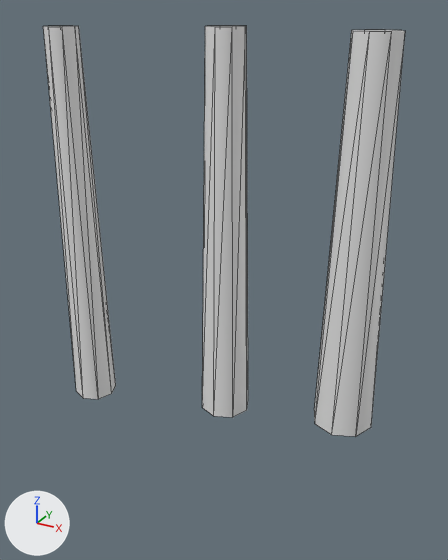
One commit to the OBJ model models/areas/sprouthollow/bark_-1_-2.obj: the scene before it, then after it.
Before and after are seen from a camera (50 mm lens) standing at (5.4, 9.5, 37.6) and looking at (-13.7, 44.2, 20.2). Arrows for +X, +Y and +Z are at lower left; the lights stay in place. The older version comes first. Mesh edges are drawn as thin lines. Where no turn or scale is listed for an object, it has been applied to the vertices. Vertices at exactly the same position are counted once.

The first picture shows 'bark_-1_-2'.
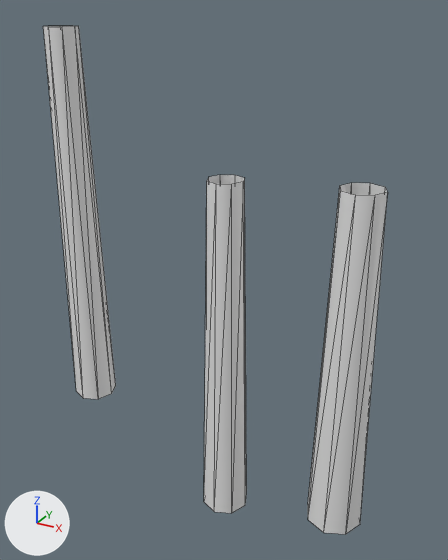
Location of each change, [x1, y1, x2, y2] in pixels of the pictures (448 x 560 px; the box of a moved part takes in the faces that stretch with it):
'bark_-1_-2', reshaped (24% taller)
    before: [43, 26, 405, 437]
    after: [43, 26, 388, 534]
part 1 of me_bark__1__2, moved or reshaped
    before: [202, 26, 248, 417]
    after: [204, 175, 247, 513]
part 2 of me_bark__1__2, moved or reshaped
    before: [314, 30, 405, 437]
    after: [308, 183, 388, 534]

The edits, one by one:
me_bark__1__2 is used by ob_bark__1__2; location (0.0, 0.0, 0.0).
me_bark__1__2 had 48 vertices, 48 faces and spanned x -24.5..-2.9, y 38.9..48.2, z 10.4..36.6.
me_bark__1__2 now has 48 vertices, 48 faces and spans x -24.5..-2.9, y 38.9..48.2, z 1.4..36.5.
me_bark__1__2 part 1: the loose piece of 16 vertices spanning x -15.0..-11.4, y 41.6..45.2, z 10.6..36.6 is moved by (0.0, 0.0, -9.0).
me_bark__1__2 part 2: the loose piece of 16 vertices spanning x -7.2..-2.9, y 43.9..48.2, z 10.4..36.4 is moved by (0.0, 0.0, -9.0).
